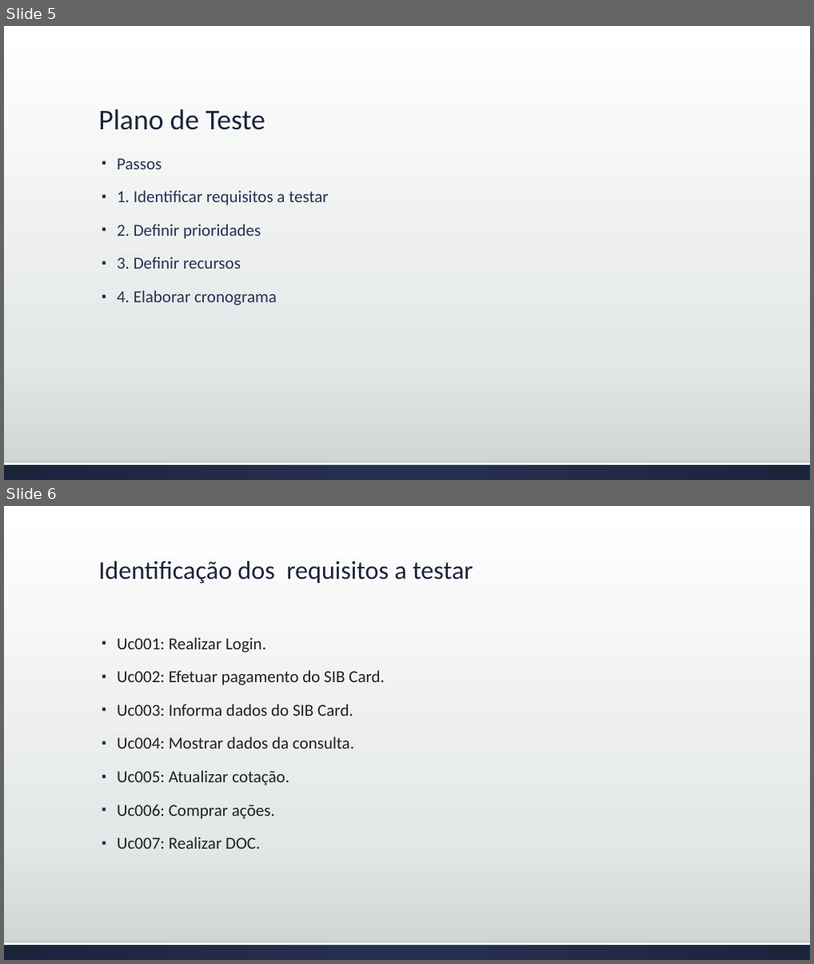
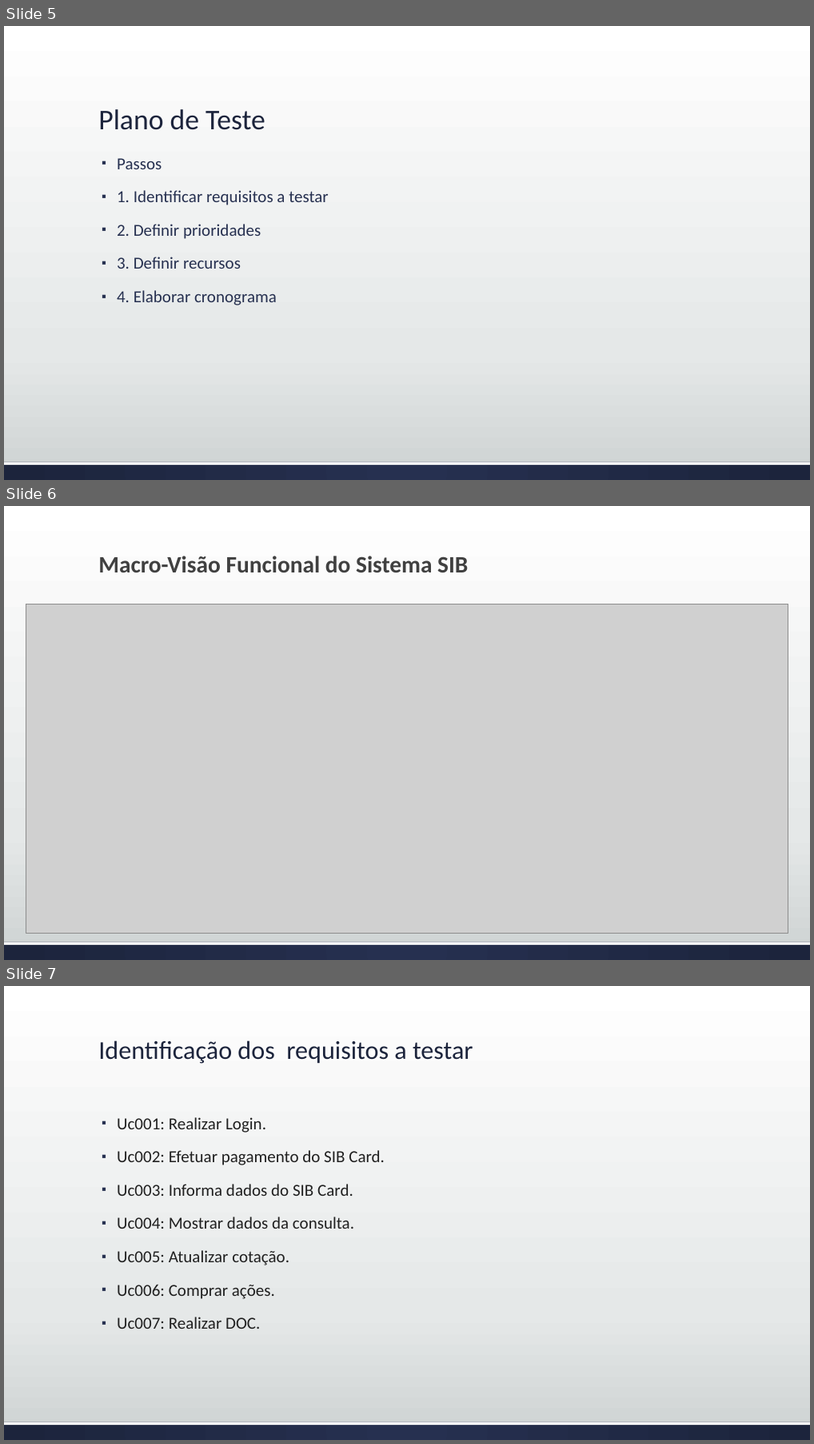
Before and after one commit to josimarpe/SIB, a slide deck: Requisitos/Plano de Projeto 1.pptx. Shown one above the other, each under a label of ours: slides 5 and 6 before the commit, slides 5, 6 and 7 after it. The pictures are 814x964 and 814x1444 pixels, drawn with LibreOffice and Linux fonts; fonts in the diff are those of the drawing; grey boxes stand for pictures. Boxes give left, top, right and bottom in pixels: in the first picture for what was removed or moved away, otherwise in the second. Text is boxed around its words. In the diff, an @@ line names an element or a change of style, - is before the commit and + after.

```diff
--- a/Requisitos/Plano de Projeto 1.pptx
+++ b/Requisitos/Plano de Projeto 1.pptx
@@ slide 6 added at bbox=[4, 506, 810, 960], background gradient #FFFFFF to #E5E8E8 to #CDD2D2; not listed: 2 template elements that a slide beside it also shows @@
@@ title added at bbox=[98, 556, 468, 572], 28 pt, text #404040, bold @@
+  Macro-Visão Funcional do Sistema SIB
@@ picture added at bbox=[26, 604, 789, 932] @@
@@ what was slide 6 is now slide 7 @@
```
Also in this commit, not shown: 2 slides changed, 1 slide removed.
